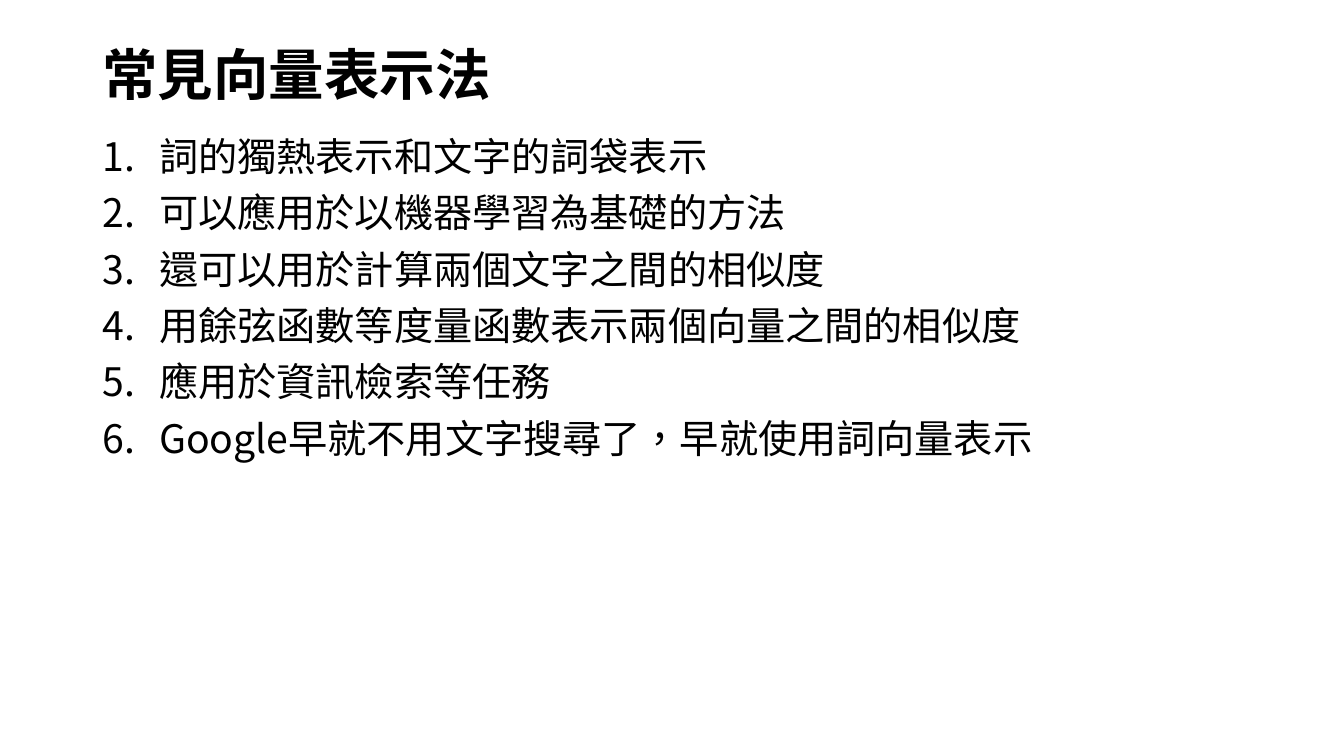
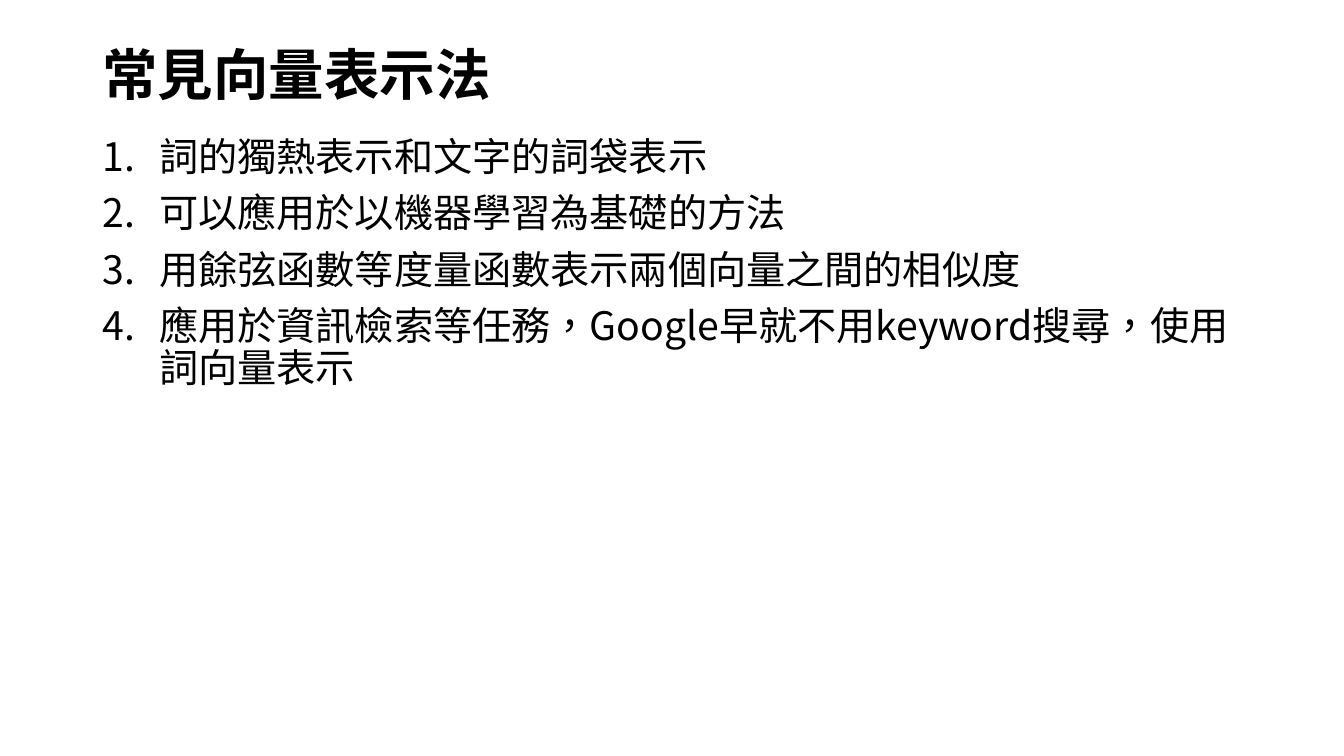
Before and after one commit to joshhu/nlp_must2022, a slide deck: slide 22 of lecture02.pptx (slide 13 before the commit). Drawn at 1344x756 pixels with LibreOffice and Linux fonts; fonts in the diff are those of the drawing. Boxes give left, top, right and bottom in pixels: in the first picture for what was removed or moved away, otherwise in the second. Text is boxed around its words. In the diff, an @@ line names an element or a change of style, - is before the commit and + after.

```diff
--- a/lecture02.pptx
+++ b/lecture02.pptx
@@ text at <box>159,251,824,288</box>: paragraph removed @@
-3. 還可以用於計算兩個文字之間的相似度
@@ text at <box>159,306,1228,385</box>: text changed @@
-5. 應用於資訊檢索等任務
-6. Google早就不用文字搜尋了，早就使用詞向量表示
+4. 應用於資訊檢索等任務，Google早就不用keyword搜尋，使用詞向量表示
```
Also in this commit, not shown: 2 other slides changed, 34 slides added, 2 slides removed, 13 other files.
